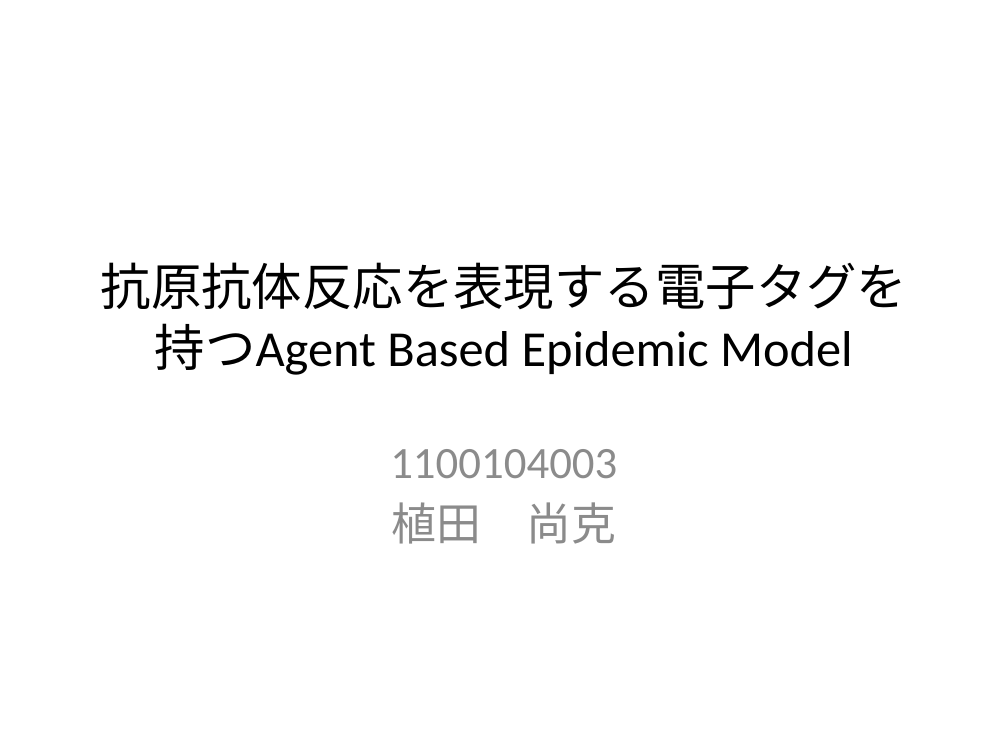
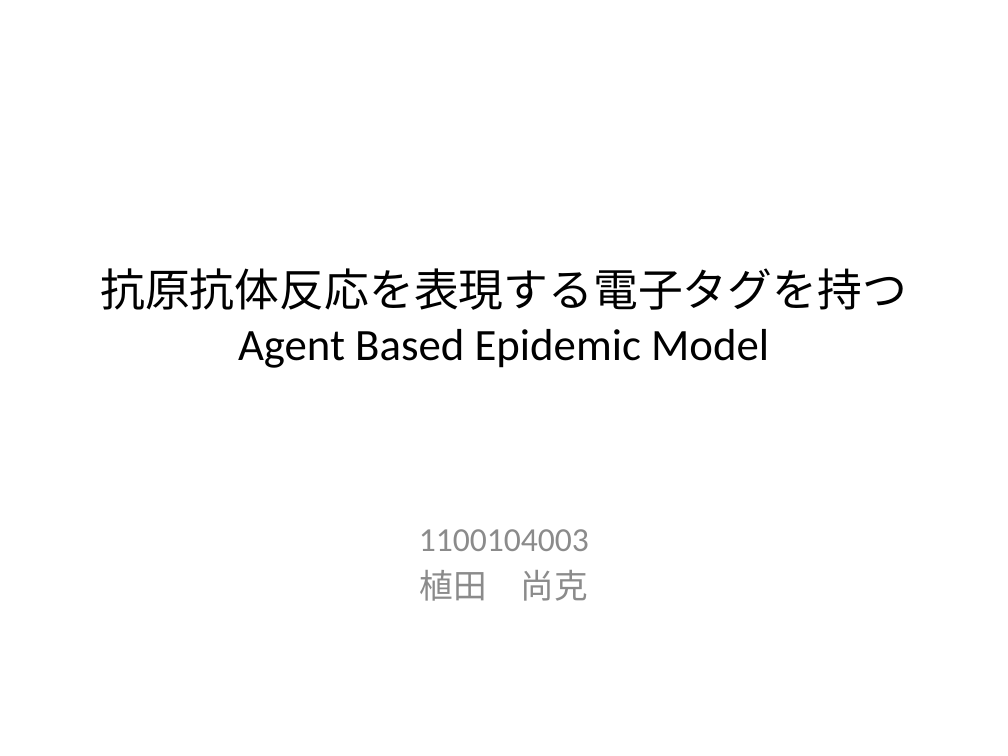
Before and after one commit to nkud/Research-BB, a slide deck: slide 1 of ppt/卒業研究.pptx. Drawn at 1008x756 pixels with LibreOffice and Linux fonts; fonts in the diff are those of the drawing. Boxes give left, top, right and bottom in pixels: in the first picture for what was removed or moved away, otherwise in the second. Text is boxed around its words. In the diff, an @@ line names an element or a change of style, - is before the commit and + after.

Commit message:
update PPT

```diff
--- a/ppt/卒業研究.pptx
+++ b/ppt/卒業研究.pptx
@@ title "抗原抗体反応を表現する電子タグを持つAgent Based Epidemic Model" at bbox=[100, 268, 907, 368]: size 36 to 32 pt @@
@@ subtitle "1100104003": place and size @@
-subtitle "1100104003" at bbox=[390, 449, 617, 544]
+subtitle "1100104003" at bbox=[419, 529, 589, 601]
@@ subtitle "1100104003" at bbox=[419, 529, 589, 601]: size 32 to 24 pt; less space between paragraphs @@
```
Also in this commit, not shown: 2 other slides changed, 2 slides added, 3 slides removed.
